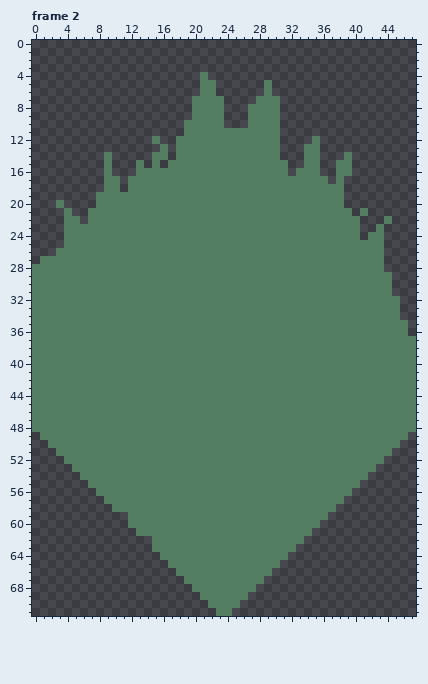
Edited in one commit: pixel-art file (resources/asesprite/nodes/node_grass_long.aseprite). That is the earlier state.
48x72 pixels, 6 frames. Shown: frame 2. The commit also changed other frames, which this record leaves out.
Now the later version:
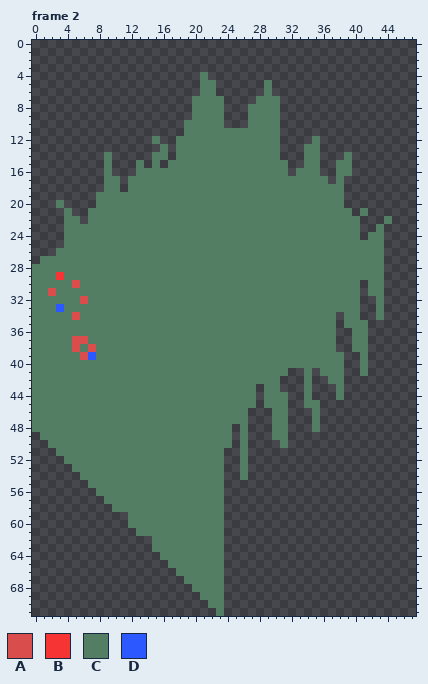
Palette (. is transparent): A #d94d4d  B #f63434  C #547e64  D #2c58ff
Diff:
layer "keys" added
layer "Layer 1" added
layer "key frames" added
layer "south" now hidden
Frame 2:
y 29: x 3 C -> B; x 44 C -> .
y 30: x 5 C -> A; x 41 C -> .; x 44 C -> .
y 31: x 2 C -> A; x 41 C -> .; x 44 C -> .
y 32: x 6 C -> A; x 41..42 CC -> ..; x 44..45 CC -> ..
y 33: x 3 C -> D; x 41..42 CC -> ..; x 44..45 CC -> ..
y 34: x 5 C -> A; x 38 C -> .; x 41..42 CC -> ..; x 44..45 CC -> ..
y 35: x 38 C -> .; x 42..46 CCCCC -> .....
y 36: x 38..39 CC -> ..; x 42..46 CCCCC -> .....
y 37: x 5..6 CC -> AA; x 38..39 CC -> ..; x 42..47 CCCCCC -> ......
y 38: x 5 C -> A; x 7 C -> A; x 38..39 CC -> ..; x 42..47 CCCCCC -> ......
y 39: x 6..7 CC -> AD; x 39..40 CC -> ..; x 42..47 CCCCCC -> ......
y 40: x 39..40 CC -> ..; x 42..47 CCCCCC -> ......
y 41: x 32..33 CC -> ..; x 35 C -> .; x 39..40 CC -> ..; x 42..47 CCCCCC -> ......
y 42: x 31..33 CCC -> ...; x 35..36 CC -> ..; x 39..47 CCCCCCCCC -> .........
y 43: x 28 C -> .; x 31..33 CCC -> ...; x 35..37 CCC -> ...; x 39..47 CCCCCCCCC -> .........
y 44: x 28 C -> .; x 32..33 CC -> ..; x 35..37 CCC -> ...; x 39..47 CCCCCCCCC -> .........
y 45: x 28 C -> .; x 32..33 CC -> ..; x 36..47 CCCCCCCCCCCC -> ............
y 46..47: x 27..29 CCC -> ...; x 32..34 CCC -> ...; x 36..47 CCCCCCCCCCCC -> ............
y 48: x 25 C -> .; x 27..29 CCC -> ...; x 32..34 CCC -> ...; x 36..47 CCCCCCCCCCCC -> ............
y 49: x 25 C -> .; x 27..29 CCC -> ...; x 32..46 CCCCCCCCCCCCCCC -> ...............
y 50: x 25 C -> .; x 27..30 CCCC -> ....; x 32..45 CCCCCCCCCCCCCC -> ..............
y 51: x 24..25 CC -> ..; x 27..44 CCCCCCCCCCCCCCCCCC -> ..................
y 52: x 24..25 CC -> ..; x 27..43 CCCCCCCCCCCCCCCCC -> .................
y 53: x 24..25 CC -> ..; x 27..42 CCCCCCCCCCCCCCCC -> ................
y 54: x 24..25 CC -> ..; x 27..41 CCCCCCCCCCCCCCC -> ...............
y 55: x 24..40 CCCCCCCCCCCCCCCCC -> .................
y 56: x 24..39 CCCCCCCCCCCCCCCC -> ................
y 57: x 24..38 CCCCCCCCCCCCCCC -> ...............
y 58: x 24..37 CCCCCCCCCCCCCC -> ..............
y 59: x 24..36 CCCCCCCCCCCCC -> .............
y 60: x 24..35 CCCCCCCCCCCC -> ............
y 61: x 24..34 CCCCCCCCCCC -> ...........
y 62: x 24..33 CCCCCCCCCC -> ..........
y 63: x 24..32 CCCCCCCCC -> .........
y 64: x 24..31 CCCCCCCC -> ........
y 65: x 24..30 CCCCCCC -> .......
y 66: x 24..29 CCCCCC -> ......
y 67: x 24..28 CCCCC -> .....
y 68: x 24..27 CCCC -> ....
y 69: x 24..26 CCC -> ...
y 70: x 24..25 CC -> ..
y 71: x 24 C -> .
Where, in picture pixels (left, top, right, bottom), the same in both pictures:
changed: (48, 272, 96, 360)
erased: (224, 272, 416, 616)
